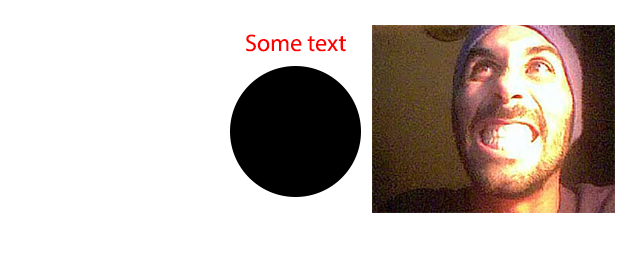
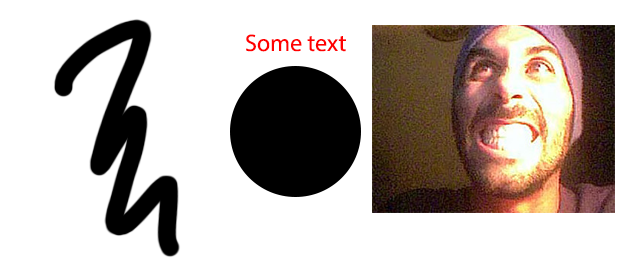
Layers edited between the first and the second 633 x 267 image:
added layer "Capa 1" above "risa" over [53, 19, 180, 258]
